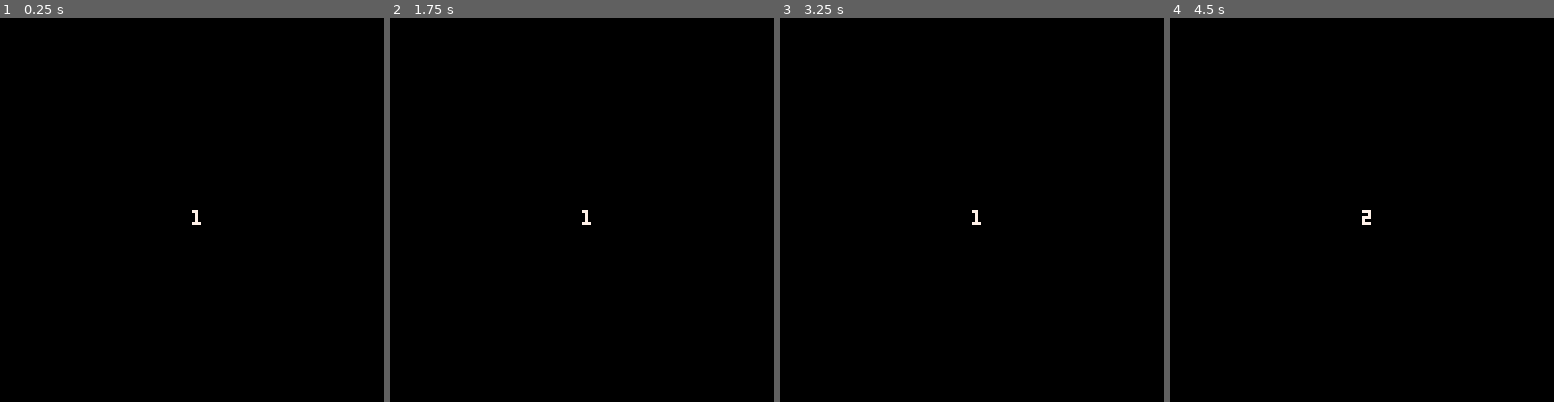
Above: before the commit, frames 1-4 (left to right).
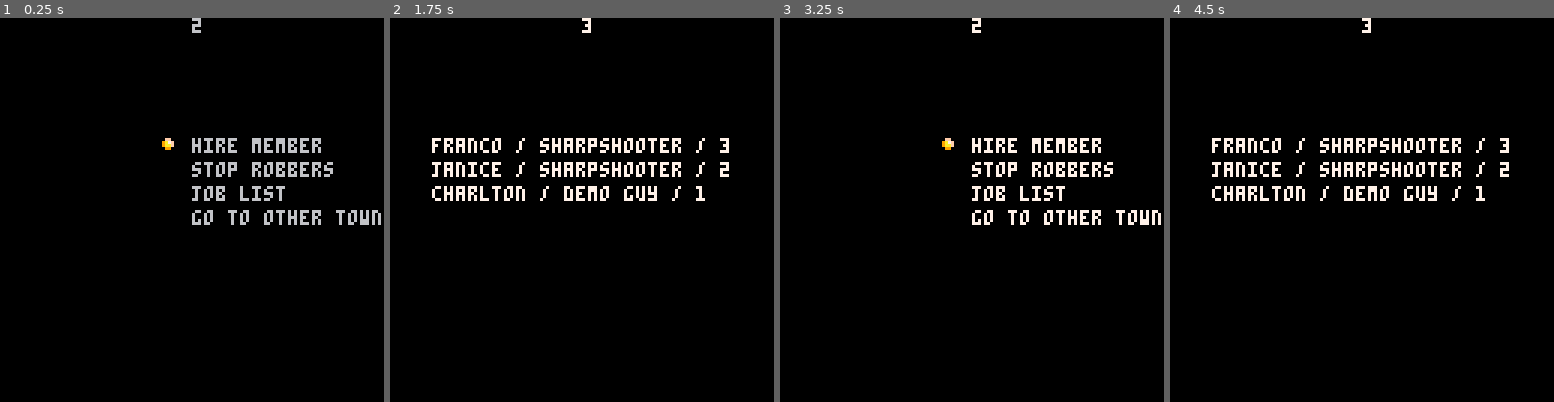
Above: after the commit, the same moments.

Repository: NinetiesPaul/PicoWest
Game: PICO-8 cartridge picowest.p8
The game is run twice, just before and just after one commit, with the same random seed, the same clock (stepped at 60 frames per second) and the same inputs.
Inputs:
- Up to frame 1 (0.25 s): no input
- Up to frame 2 (1.75 s): tap X (X key) at 0.33, 1.07 s; tap O (Z key) at 0.7, 1.7 s
- Up to frame 3 (3.25 s): tap X (X key) at 1.85, 2.97 s; tap O (Z key) at 2.1, 2.5, 2.9 s; hold Up 2.15-2.42 s
- Up to frame 4 (4.5 s): tap O (Z key) at 3.3, 3.7, 4.1 s; hold Down 3.63-3.97 s; tap X (X key) at 4.08 s

The runs differ from the first frame. In frame 1, 2.6% of the frame differs, in the area x 42-100%, y 0-54%; in frame 2, 3.5%; in frame 3, 2.6%; in frame 4, 3.6%, in the area x 10-89%, y 0-54%.

Commit message:
first draft of code

Diff:
--- a/picowest.p8
+++ b/picowest.p8
@@ -2,30 +2,140 @@
 version 34
 __lua__
 function _init()
-
-curr_screen = 2
-city_option = 1
+	rep = {
+		green_valley = 0,
+		star_light = 0,
+		oat_village = 0,
+		gold_city = 0,
+		silver_river = 0
+	}
+
+	for_hire = { "billy", "charlton", "franco", "huey", "paul", "mary", "janice" }
+
+	good_encounters = { "escort", "missing kid", "missing cattle" }
+
+	curr_screen = 2
+	menu_option = 1
+
+	current_town = {
+		available_guns = {}
+	}
 end
 
 function _draw()
 	cls()
 
+	print(curr_screen, 64, 0)
+
 	if curr_screen == 2 then
-		print(city_option, 64,64, 7)
-	end
+		spr(003, 52, 30 + menu_option * 8)
+		print("hire member", 64, 40)
+		print("stop robbers", 64, 48)
+		print("job list", 64, 56)
+		print("go to other town", 64, 64)
+	end
+
+	if curr_screen == 3 then
+		for i=1, #current_town.available_guns do
+			print(current_town.available_guns[i].name .. " / " .. current_town.available_guns[i].class .. " / " .. current_town.available_guns[i].level, 14, 32 + i * 8, 7)
+		end
+	end
+
+	if curr_screen == 4 then
+		print(current_town.being_robbed, 64, 64, 7)
+	end
+
+	if (btnp(5)) curr_screen = 2
 end
 
 function _update()
 	if curr_screen == 2 then
-		if (btnp(2) and city_option > 1) city_option -= 1
-		if (btnp(3) and city_option < 4) city_option += 1
+
+		if (#current_town.available_guns == 0) create_town()
+
+		if (btnp(2) and menu_option > 1) menu_option -= 1
+		if (btnp(3) and menu_option < 4) menu_option += 1
 
 		if btnp(4) then
-
+			if (menu_option == 1) curr_screen = 3 -- guns for hire
+			if (menu_option == 2) curr_screen = 4 -- stop robbers
+			if (menu_option == 3) curr_screen = 5 -- job selection
+			if (menu_option == 4) curr_screen = 6 -- city selection
 		end
 	end
 end
 
+function create_town()
+	available_guns = {}
+
+	for i=1, 3 do
+		local gun = {
+			name = rnd(for_hire),
+			class = rnd({ "gunslinger", "sharpshooter", "demo guy" }),
+			level = rnd({ 1, 2, 3 })
+		}
+		add(available_guns, gun)
+	end
+
+	current_town = {
+		being_robbed = false,
+		available_guns = available_guns
+	}
+end
+…(54 lines of a section not shown)…
 
 
 
@@ -232,40 +342,40 @@
 
 
 __gff__
-0000000100010101010101010101000020000000000000000002000002002000000000010100000001010000000000000100010001000100000000000000000000000000000000000000000000000000000000080808000000000000000000000000080808080000000000000000000000000808080800000000000000000000
+0000000100000100000000000000000000000000000000000000000000000000000000000000000000000000000000002000000000000000000000000000000000000000000000000000000000000000000000080808000000000000000000000000080808080000000000000000000000000808080800000000000000000000
 0000080808080000000000000000000000000000000000000000000000000000000000000000000000000000000000000000000000000000000000000000000000000000000000000000000000000000000000000000000000000000000000000000000000000000000000000000000000000000000000000000000000000000
 __map__
-3030303030303030303030303030303030303030303030303030303030303030ffffffffffffffffffffffffffffffffffffffffffffffffffffffffffffffffffffffffffffffffffffffffffffffffffffffffffffffffffffffffffffffffffffffffffffffffffffffffffffffffffffffffffffffffffffffffffffffff
-301d111413141314131413131314141314141413141314141413131314131330ffffffffffffffffffffffffffffffffffffffffffffffffffffffffffffffffffffffffffffffffffffffffffffffffffffffffffffffffffffffffffffffffffffffffffffffffffffffffffffffffffffffffffffffffffffffffffffffff
-30111e1010101010101010101010101010101010101010101010101010101030ffffffffffffffffffffffffffffffffffffffffffffffffffffffffffffffffffffffffffffffffffffffffffffffffffffffffffffffffffffffffffffffffffffffffffffffffffffffffffffffffffffffffffffffffffffffffffffffff
-3016101010101010101010101010101010101010101010101010101010090a30ffffffffffffffffffffffffffffffffffffffffffffffffffffffffffffffffffffffffffffffffffffffffffffffffffffffffffffffffffffffffffffffffffffffffffffffffffffffffffffffffffffffffffffffffffffffffffffffff
-30151010090a1010070506101010101010101010101010101010101010191b30ffffffffffffffffffffffffffffffffffffffffffffffffffffffffffffffffffffffffffffffffffffffffffffffffffffffffffffffffffffffffffffffffffffffffffffffffffffffffffffffffffffffffffffffffffffffffffffffff
-30161010191b1010081010101010101010101010101010101010101010101030ffffffffffffffffffffffffffffffffffffffffffffffffffffffffffffffffffffffffffffffffffffffffffffffffffffffffffffffffffffffffffffffffffffffffffffffffffffffffffffffffffffffffffffffffffffffffffffffff
-3016101010101010101010101010101010101010101010101010101010101030ffffffffffffffffffffffffffffffffffffffffffffffffffffffffffffffffffffffffffffffffffffffffffffffffffffffffffffffffffffffffffffffffffffffffffffffffffffffffffffffffffffffffffffffffffffffffffffffff
-3015101010101010101010101010101010101010101010101010101010101030ffffffffffffffffffffffffffffffffffffffffffffffffffffffffffffffffffffffffffffffffffffffffffffffffffffffffffffffffffffffffffffffffffffffffffffffffffffffffffffffffffffffffffffffffffffffffffffffff
-3015101010101010101010101010101010101010101010101010101010101030ffffffffffffffffffffffffffffffffffffffffffffffffffffffffffffffffffffffffffffffffffffffffffffffffffffffffffffffffffffffffffffffffffffffffffffffffffffffffffffffffffffffffffffffffffffffffffffffff
-301510101010101010101010090a101010101010101010101010101010101030ffffffffffffffffffffffffffffffffffffffffffffffffffffffffffffffffffffffffffffffffffffffffffffffffffffffffffffffffffffffffffffffffffffffffffffffffffffffffffffffffffffffffffffffffffffffffffffffff
-30161010101010101010100b0c0d101010101010101010101010101010101030ffffffffffffffffffffffffffffffffffffffffffffffffffffffffffffffffffffffffffffffffffffffffffffffffffffffffffffffffffffffffffffffffffffffffffffffffffffffffffffffffffffffffffffffffffffffffffffffff
-301610090a101010101010090a0a101010101010101010101010101010101030ffffffffffffffffffffffffffffffffffffffffffffffffffffffffffffffffffffffffffffffffffffffffffffffffffffffffffffffffffffffffffffffffffffffffffffffffffffffffffffffffffffffffffffffffffffffffffffffff
-301510191a1010101010101c1a1b101010101010101010101010101010101030ffffffffffffffffffffffffffffffffffffffffffffffffffffffffffffffffffffffffffffffffffffffffffffffffffffffffffffffffffffffffffffffffffffffffffffffffffffffffffffffffffffffffffffffffffffffffffffffff
-3015101010101010101010101010101010101010101010101010101010101030ffffffffffffffffffffffffffffffffffffffffffffffffffffffffffffffffffffffffffffffffffffffffffffffffffffffffffffffffffffffffffffffffffffffffffffffffffffffffffffffffffffffffffffffffffffffffffffffff
-3039373838373837373737373837383737373737373737373837373738383830ffffffffffffffffffffffffffffffffffffffffffffffffffffffffffffffffffffffffffffffffffffffffffffffffffffffffffffffffffffffffffffffffffffffffffffffffffffffffffffffffffffffffffffffffffffffffffffffff
-3030303030303030303030303030303030303030303030303030303030303030ffffffffffffffffffffffffffffffffffffffffffffffffffffffffffffffffffffffffffffffffffffffffffffffffffffffffffffffffffffffffffffffffffffffffffffffffffffffffffffffffffffffffffffffffffffffffffffffff
-29292929292929292929292929292929ffffffffffffffffffffffffffffffffffffffffffffffffffffffffffffffffffffffffffffffffffffffffffffffffffffffffffffffffffffffffffffffffffffffffffffffffffffffffffffffffffffffffffffffffffffffffffffffffffffffffffffffffffffffffffffffff
-29292929292929292929292929292929ffffffffffffffffffffffffffffffffffffffffffffffffffffffffffffffffffffffffffffffffffffffffffffffffffffffffffffffffffffffffffffffffffffffffffffffffffffffffffffffffffffffffffffffffffffffffffffffffffffffffffffffffffffffffffffffff
-29292929292929292929292929292929ffffffffffffffffffffffffffffffffffffffffffffffffffffffffffffffffffffffffffffffffffffffffffffffffffffffffffffffffffffffffffffffffffffffffffffffffffffffffffffffffffffffffffffffffffffffffffffffffffffffffffffffffffffffffffffffff
-29292929292929292929292929292929ffffffffffffffffffffffffffffffffffffffffffffffffffffffffffffffffffffffffffffffffffffffffffffffffffffffffffffffffffffffffffffffffffffffffffffffffffffffffffffffffffffffffffffffffffffffffffffffffffffffffffffffffffffffffffffffff
-2929242d2d2d2d2d2d2d2d2d34292929ffffffffffffffffffffffffffffffffffffffffffffffffffffffffffffffffffffffffffffffffffffffffffffffffffffffffffffffffffffffffffffffffffffffffffffffffffffffffffffffffffffffffffffffffffffffffffffffffffffffffffffffffffffffffffffffff
-29292425252525252525252534292929ffffffffffffffffffffffffffffffffffffffffffffffffffffffffffffffffffffffffffffffffffffffffffffffffffffffffffffffffffffffffffffffffffffffffffffffffffffffffffffffffffffffffffffffffffffffffffffffffffffffffffffffffffffffffffffffff
-29292425252525252525252534292929ffffffffffffffffffffffffffffffffffffffffffffffffffffffffffffffffffffffffffffffffffffffffffffffffffffffffffffffffffffffffffffffffffffffffffffffffffffffffffffffffffffffffffffffffffffffffffffffffffffffffffffffffffffffffffffffff
-29292425252525252525252534292929ffffffffffffffffffffffffffffffffffffffffffffffffffffffffffffffffffffffffffffffffffffffffffffffffffffffffffffffffffffffffffffffffffffffffffffffffffffffffffffffffffffffffffffffffffffffffffffffffffffffffffffffffffffffffffffffff
-29292425252525252525252534292929ffffffffffffffffffffffffffffffffffffffffffffffffffffffffffffffffffffffffffffffffffffffffffffffffffffffffffffffffffffffffffffffffffffffffffffffffffffffffffffffffffffffffffffffffffffffffffffffffffffffffffffffffffffffffffffffff
-29292425252525252525252534292929ffffffffffffffffffffffffffffffffffffffffffffffffffffffffffffffffffffffffffffffffffffffffffffffffffffffffffffffffffffffffffffffffffffffffffffffffffffffffffffffffffffffffffffffffffffffffffffffffffffffffffffffffffffffffffffffff
-29292623352323232323232336292929ffffffffffffffffffffffffffffffffffffffffffffffffffffffffffffffffffffffffffffffffffffffffffffffffffffffffffffffffffffffffffffffffffffffffffffffffffffffffffffffffffffffffffffffffffffffffffffffffffffffffffffffffffffffffffffffff
-29292929292929292929292929292929ffffffffffffffffffffffffffffffffffffffffffffffffffffffffffffffffffffffffffffffffffffffffffffffffffffffffffffffffffffffffffffffffffffffffffffffffffffffffffffffffffffffffffffffffffffffffffffffffffffffffffffffffffffffffffffffff
-29292929292929292929292929292929ffffffffffffffffffffffffffffffffffffffffffffffffffffffffffffffffffffffffffffffffffffffffffffffffffffffffffffffffffffffffffffffffffffffffffffffffffffffffffffffffffffffffffffffffffffffffffffffffffffffffffffffffffffffffffffffff
-29292929292929292929292929292929ffffffffffffffffffffffffffffffffffffffffffffffffffffffffffffffffffffffffffffffffffffffffffffffffffffffffffffffffffffffffffffffffffffffffffffffffffffffffffffffffffffffffffffffffffffffffffffffffffffffffffffffffffffffffffffffff
-29292929292929292929292929292929ffffffffffffffffffffffffffffffffffffffffffffffffffffffffffffffffffffffffffffffffffffffffffffffffffffffffffffffffffffffffffffffffffffffffffffffffffffffffffffffffffffffffffffffffffffffffffffffffffffffffffffffffffffffffffffffff
-29292929292929292929292929292929ffffffffffffffffffffffffffffffffffffffffffffffffffffffffffffffffffffffffffffffffffffffffffffffffffffffffffffffffffffffffffffffffffffffffffffffffffffffffffffffffffffffffffffffffffffffffffffffffffffffffffffffffffffffffffffffff
-
-
+1d1d1d1d1d1d1d1d1d1d1d1d1d1d1d1d25252525252525252525252525252525252525252525252525252525252525252525252525252525252525252525252525252525252525252525252525252525252525252525252525252525252525252525252525252525252525252525252525252525252525252525252525252525
+1d25252525251325132525252525252525252525252525252525252525252525252525252525252525252525252525252525252525252525252525252525252525252525252525252525252525252525252525252525252525252525252525252525252525252525252525252525252525252525252525252525252525252525
+1d25252525252525252525252525252525252525252525252525252525252525252525252525252525252525252525252525252525252525252525252525252525252525252525252525252525252525252525252525252525252525252525252525252525252525252525252525252525252525252525252525252525252525
+1d15252525252525252525252525252525252525252525252525252525252525252525252525252525252525252525252525252525252525252525252525252525252525252525252525252525252525252525252525252525252525252525252525252525252525252525252525252525252525252525252525252525252525
+1d15252525252525252525252525252525252525252525252525252525252525252525252525252525252525252525252525252525252525252525252525252525252525252525252525252525252525252525252525252525252525252525252525252525252525252525252525252525252525252525252525252525252525
+1d15252525252525252525252525252525252525252525252525252525252525252525252525252525252525252525252525252525252525252525252525252525252525252525252525252525252525252525252525252525252525252525252525252525252525252525252525252525252525252525252525252525252525
+2525252525252525252525252525252525252525252525252525252525252525252525252525252525252525252525252525252525252525252525252525252525252525252525252525252525252525252525252525252525252525252525252525252525252525252525252525252525252525252525252525252525252525
+2525252525252525252525252525251d25252525252525252525252525252525252525252525252525252525252525252525252525252525252525252525252525252525252525252525252525252525252525252525252525252525252525252525252525252525252525252525252525252525252525252525252525252525
+2525252525252525252525252525251d25252525252525252525252525252525252525252525252525252525252525252525252525252525252525252525252525252525252525252525252525252525252525252525252525252525252525252525252525252525252525252525252525252525252525252525252525252525
+2525252525252525252525252525252525252525252525252525252525252525252525252525252525252525252525252525252525252525252525252525252525252525252525252525252525252525252525252525252525252525252525252525252525252525252525252525252525252525252525252525252525252525
+2525252525252525252525252525252525252525252525252525252525252525252525252525252525252525252525252525252525252525252525252525252525252525252525252525252525252525252525252525252525252525252525252525252525252525252525252525252525252525252525252525252525252525
+1d25252525252525252525252525252525252525252525252525252525252525252525252525252525252525252525252525252525252525252525252525252525252525252525252525252525252525252525252525252525252525252525252525252525252525252525252525252525252525252525252525252525252525
+1d15252525252525252525252525252525252525252525252525252525252525252525252525252525252525252525252525252525252525252525252525252525252525252525252525252525252525252525252525252525252525252525252525252525252525252525252525252525252525252525252525252525252525
+1d13252525252525252525162525252525252525252525252525252525252525252525252525252525252525252525252525252525252525252525252525252525252525252525252525252525252525252525252525252525252525252525252525252525252525252525252525252525252525252525252525252525252525
+2525252525252525252525252525252525252525252525252525252525252525252525252525252525252525252525252525252525252525252525252525252525252525252525252525252525252525252525252525252525252525252525252525252525252525252525252525252525252525252525252525252525252525
+1d1d1d1d1d1d1d1d1d1d1d1d1d1d1d1d25252525252525252525252525252525252525252525252525252525252525252525252525252525252525252525252525252525252525252525252525252525252525252525252525252525252525252525252525252525252525252525252525252525252525252525252525252525
+2525252525252525252525252525252525252525252525252525252525252525252525252525252525252525252525252525252525252525252525252525252525252525252525252525252525252525252525252525252525252525252525252525252525252525252525252525252525252525252525252525252525252525
+2525252525252525252525252525252525252525252525252525252525252525252525252525252525252525252525252525252525252525252525252525252525252525252525252525252525252525252525252525252525252525252525252525252525252525252525252525252525252525252525252525252525252525
+2525252525252525252525252525252525252525252525252525252525252525252525252525252525252525252525252525252525252525252525252525252525252525252525252525252525252525252525252525252525252525252525252525252525252525252525252525252525252525252525252525252525252525
+2525252525252525252525252525252525252525252525252525252525252525252525252525252525252525252525252525252525252525252525252525252525252525252525252525252525252525252525252525252525252525252525252525252525252525252525252525252525252525252525252525252525252525
+2525242d2d2d2d2d2d2d2d252525252525252525252525252525252525252525252525252525252525252525252525252525252525252525252525252525252525252525252525252525252525252525252525252525252525252525252525252525252525252525252525252525252525252525252525252525252525252525
+2525242525252525252525252525252525252525252525252525252525252525252525252525252525252525252525252525252525252525252525252525252525252525252525252525252525252525252525252525252525252525252525252525252525252525252525252525252525252525252525252525252525252525
+2525242525252525252525252525252525252525252525252525252525252525252525252525252525252525252525252525252525252525252525252525252525252525252525252525252525252525252525252525252525252525252525252525252525252525252525252525252525252525252525252525252525252525
+2525242525252525252525252525252525252525252525252525252525252525252525252525252525252525252525252525252525252525252525252525252525252525252525252525252525252525252525252525252525252525252525252525252525252525252525252525252525252525252525252525252525252525
+2525242525252525252525252525252525252525252525252525252525252525252525252525252525252525252525252525252525252525252525252525252525252525252525252525252525252525252525252525252525252525252525252525252525252525252525252525252525252525252525252525252525252525
+2525242525252525252525252525252525252525252525252525252525252525252525252525252525252525252525252525252525252525252525252525252525252525252525252525252525252525252525252525252525252525252525252525252525252525252525252525252525252525252525252525252525252525
+2525262525252525252325252525252525252525252525252525252525252525252525252525252525252525252525252525252525252525252525252525252525252525252525252525252525252525252525252525252525252525252525252525252525252525252525252525252525252525252525252525252525252525
+2525252525252525252525252525252525252525252525252525252525252525252525252525252525252525252525252525252525252525252525252525252525252525252525252525252525252525252525252525252525252525252525252525252525252525252525252525252525252525252525252525252525252525
+2525252525252525252525252525252525252525252525252525252525252525252525252525252525252525252525252525252525252525252525252525252525252525252525252525252525252525252525252525252525252525252525252525252525252525252525252525252525252525252525252525252525252525
+2525252525252525252525252525252525252525252525252525252525252525252525252525252525252525252525252525252525252525252525252525252525252525252525252525252525252525252525252525252525252525252525252525252525252525252525252525252525252525252525252525252525252525
+2525252525252525252525252525252525252525252525252525252525252525252525252525252525252525252525252525252525252525252525252525252525252525252525252525252525252525252525252525252525252525252525252525252525252525252525252525252525252525252525252525252525252525
+2525252525252525252525252525252525252525252525252525252525252525252525252525252525252525252525252525252525252525252525252525252525252525252525252525252525252525252525252525252525252525252525252525252525252525252525252525252525252525252525252525252525252525
+
+
Not shown, changed: 164 lines of the sprite sheet (__gfx__) section of picowest.p8
